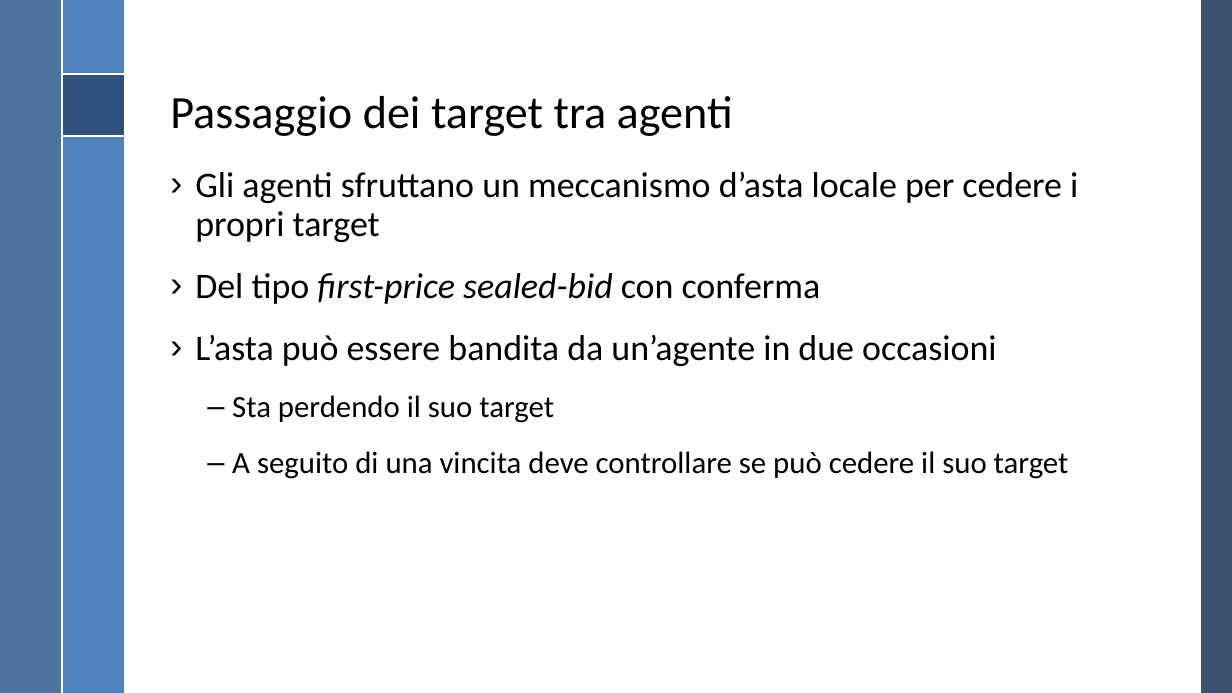
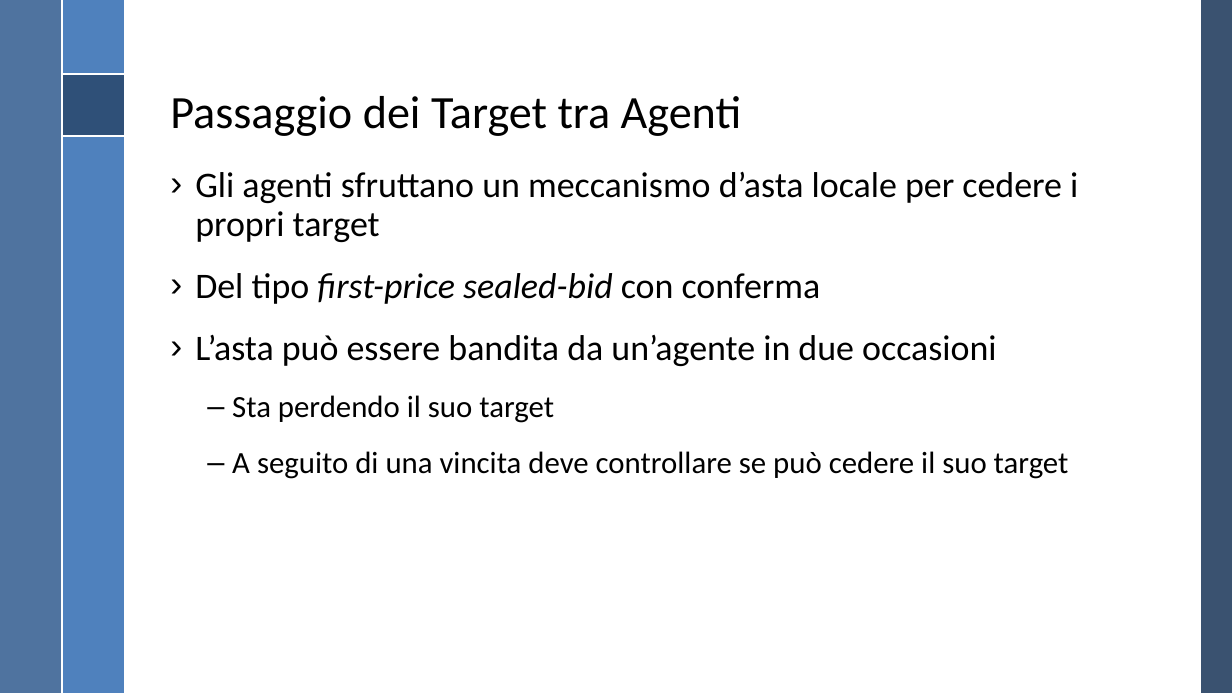
Before and after one commit to RiccardoGrieco/masTracking, a slide deck: slide 6 of Presentazione MAS/Presentazione MAS.pptx. Drawn at 1232x693 pixels with LibreOffice and Linux fonts; fonts in the diff are those of the drawing; background and template pictures are left out. Boxes give left, top, right and bottom in pixels: in the first picture for what was removed or moved away, otherwise in the second. Text is boxed around its words. In the diff, an @@ line names an element or a change of style, - is before the commit and + after.

Commit message:
Changed titles, done some adjustments.

```diff
--- a/Presentazione MAS/Presentazione MAS.pptx
+++ b/Presentazione MAS/Presentazione MAS.pptx
@@ title at (x1=170, y1=96, x2=742, y2=136): text changed @@
-Passaggio dei target tra agenti
+Passaggio dei Target tra Agenti
```
Also in this commit, not shown: 10 other slides changed.
